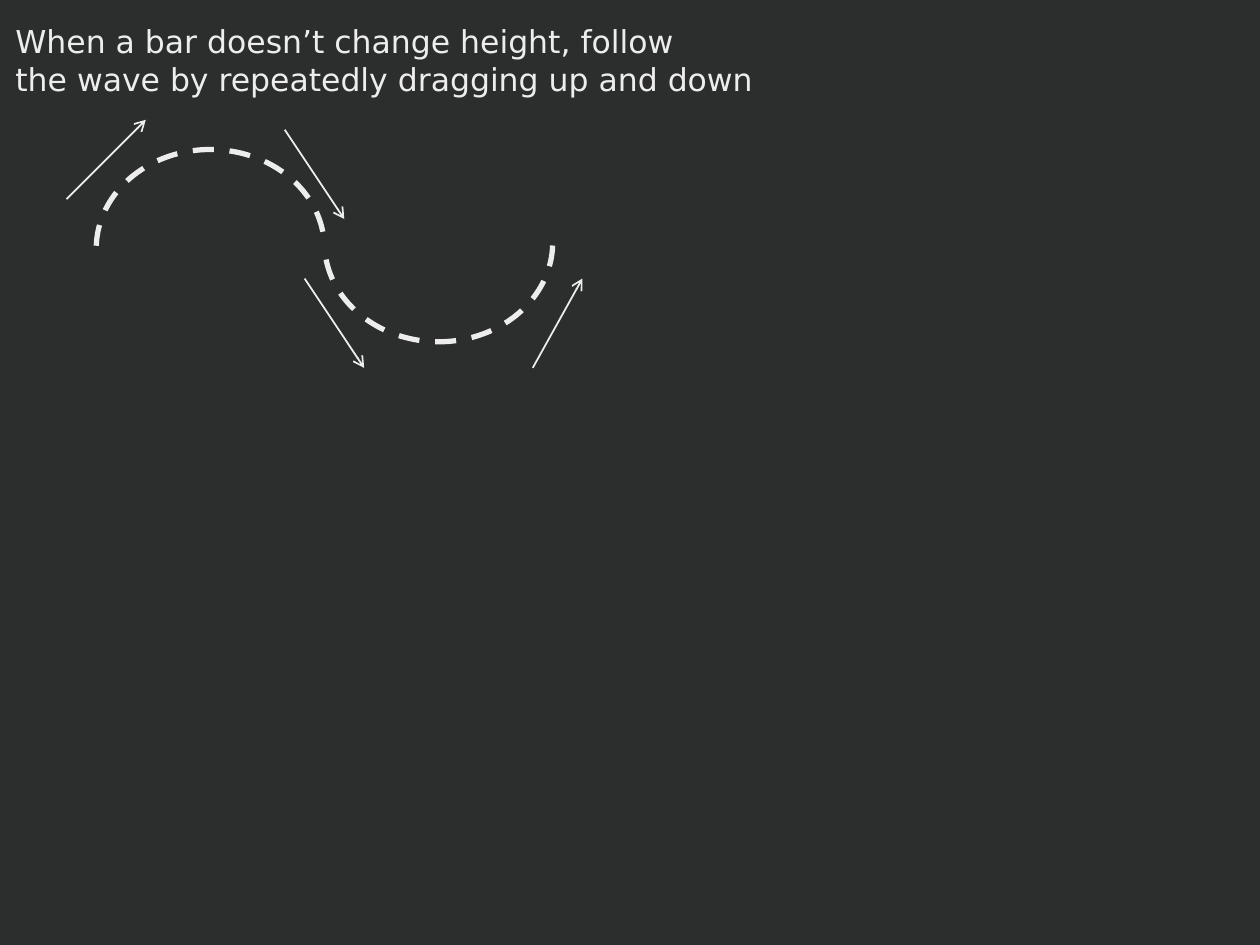
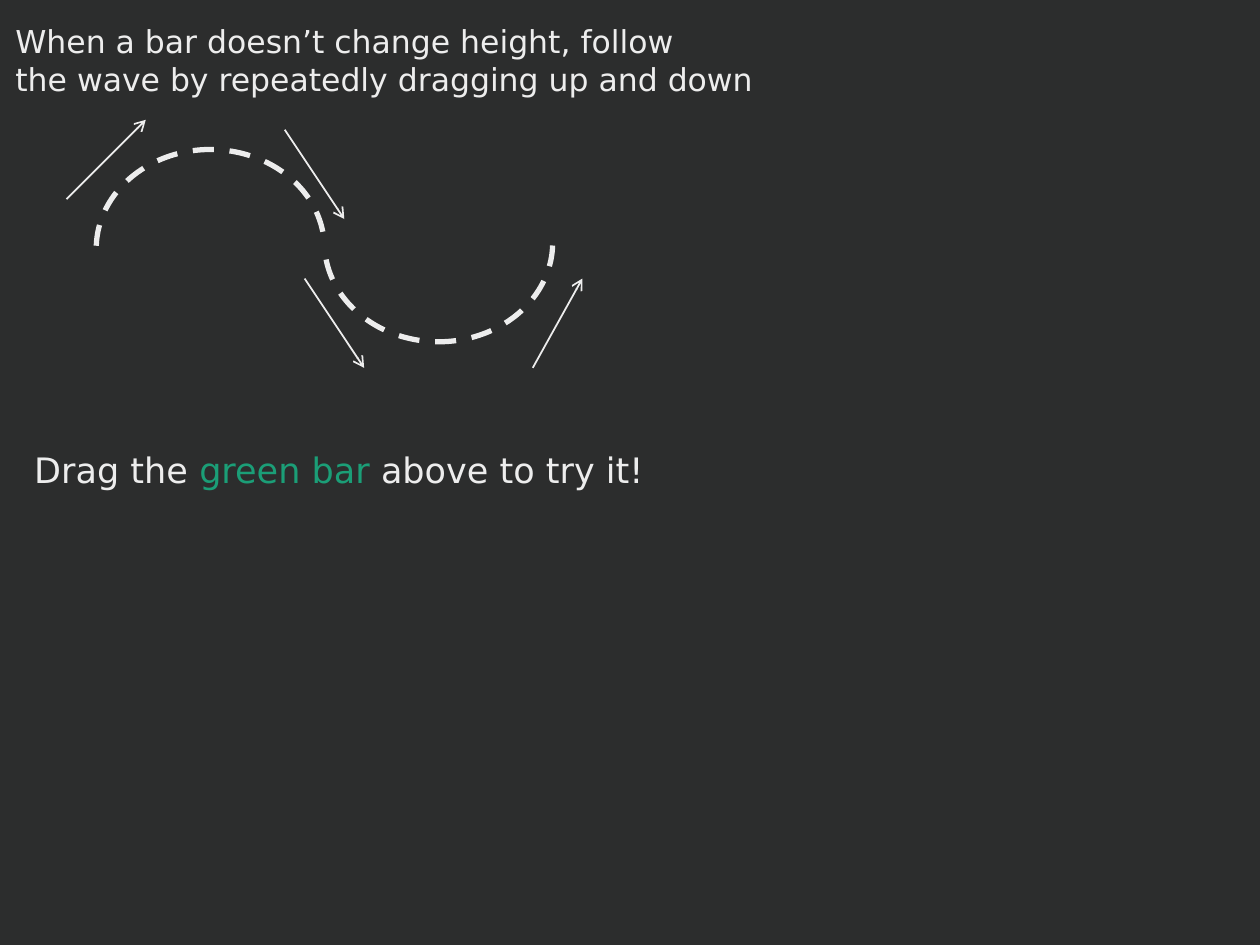
Before and after one commit to vialab/dimpVis, a slide deck: slide 2 of d3 Prototyping/User Evaluation/client/BarchartExperiment/Images/partialHintPath.pptx. Drawn at 1260x945 pixels with LibreOffice and Linux fonts; fonts in the diff are those of the drawing. Boxes give left, top, right and bottom in pixels: in the first picture for what was removed or moved away, otherwise in the second. Text is boxed around its words. In the diff, an @@ line names an element or a change of style, - is before the commit and + after.

```diff
--- a/d3 Prototyping/User Evaluation/client/BarchartExperiment/Images/partialHintPath.pptx
+++ b/d3 Prototyping/User Evaluation/client/BarchartExperiment/Images/partialHintPath.pptx
@@ text added at box(34, 456, 643, 491), 20 pt, text #EDEDED @@
+Drag the green bar above to try it!
```
Also in this commit, not shown: 1 other slide changed, 23 other files.
